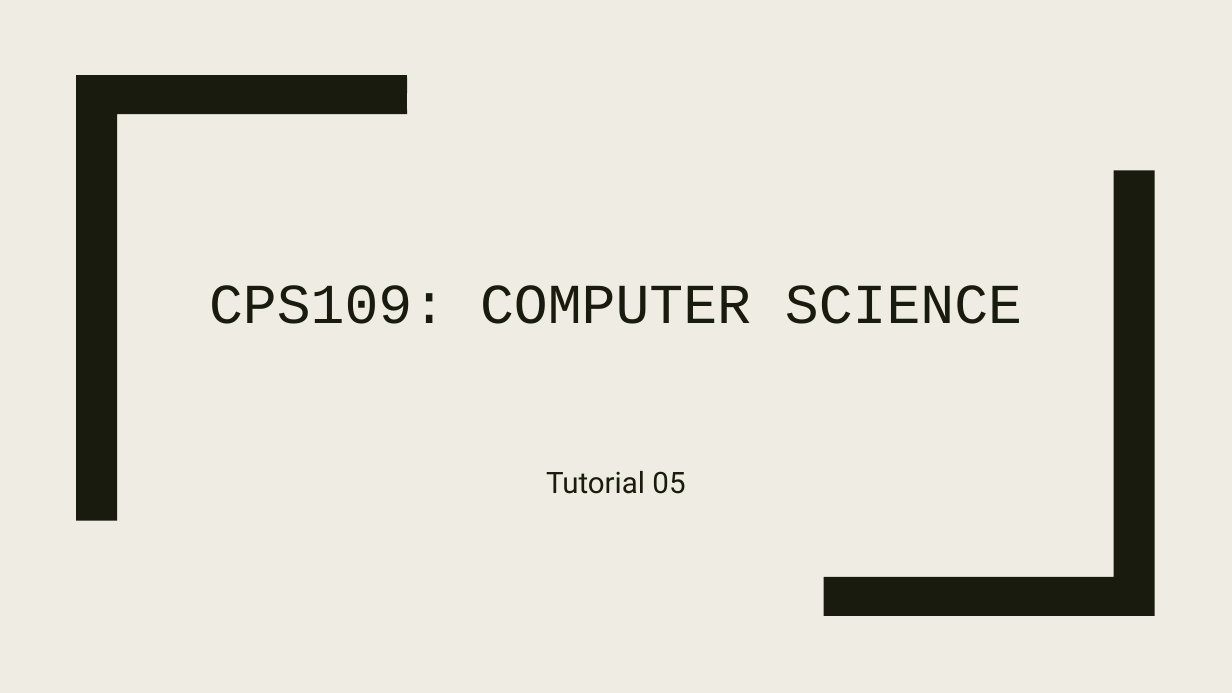
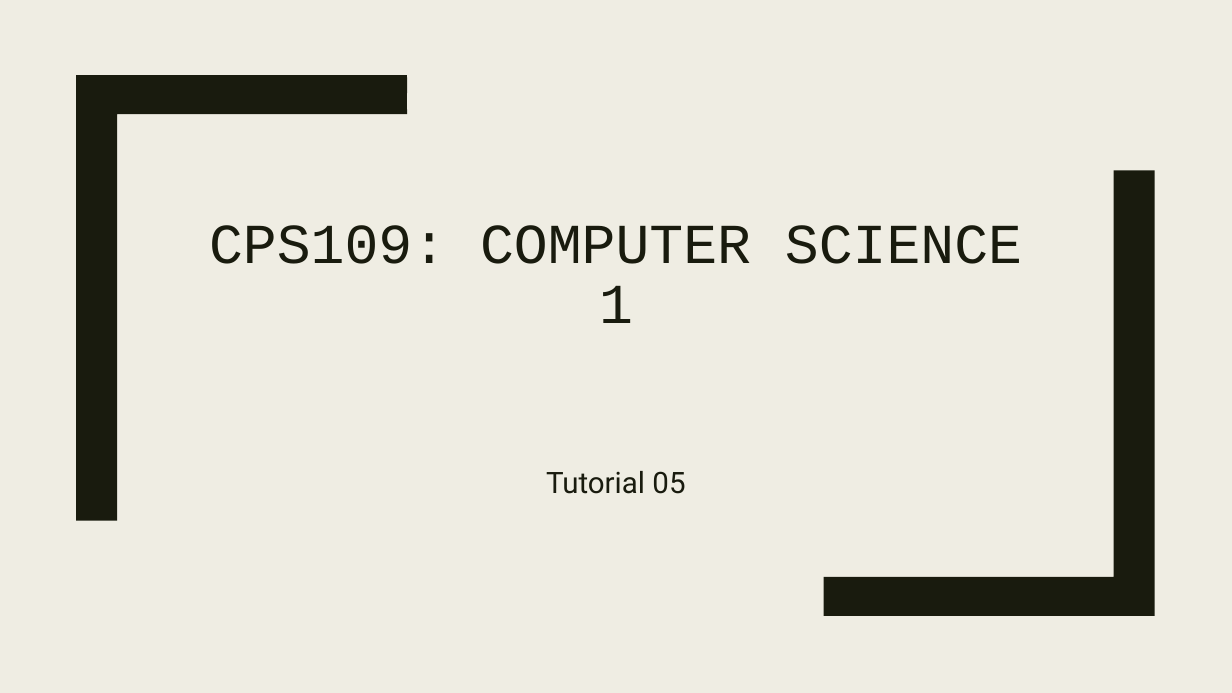
Before and after one commit to RaiyanRahman/CPS109-Tutorials, a slide deck: slide 1 of tut05_slides.pptx. Drawn at 1232x693 pixels with LibreOffice and Linux fonts; fonts in the diff are those of the drawing. Boxes give left, top, right and bottom in pixels: in the first picture for what was removed or moved away, otherwise in the second. Text is boxed around its words. In the diff, an @@ line names an element or a change of style, - is before the commit and + after.

```diff
--- a/tut05_slides.pptx
+++ b/tut05_slides.pptx
@@ title at (209, 225, 1022, 323): text changed @@
-CPS109: COMPUTER SCIENCE
+CPS109: COMPUTER SCIENCE 1
```
Also in this commit, not shown: 1 other slide changed.
